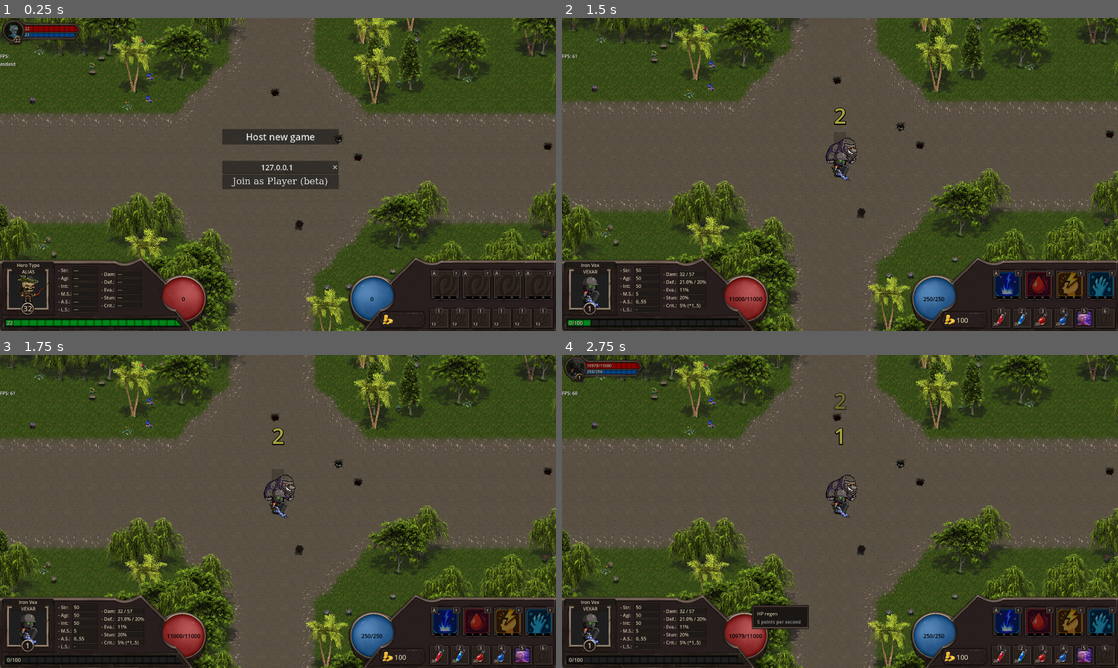
Above: before the commit, frames 1-4 (two rows, left to right).
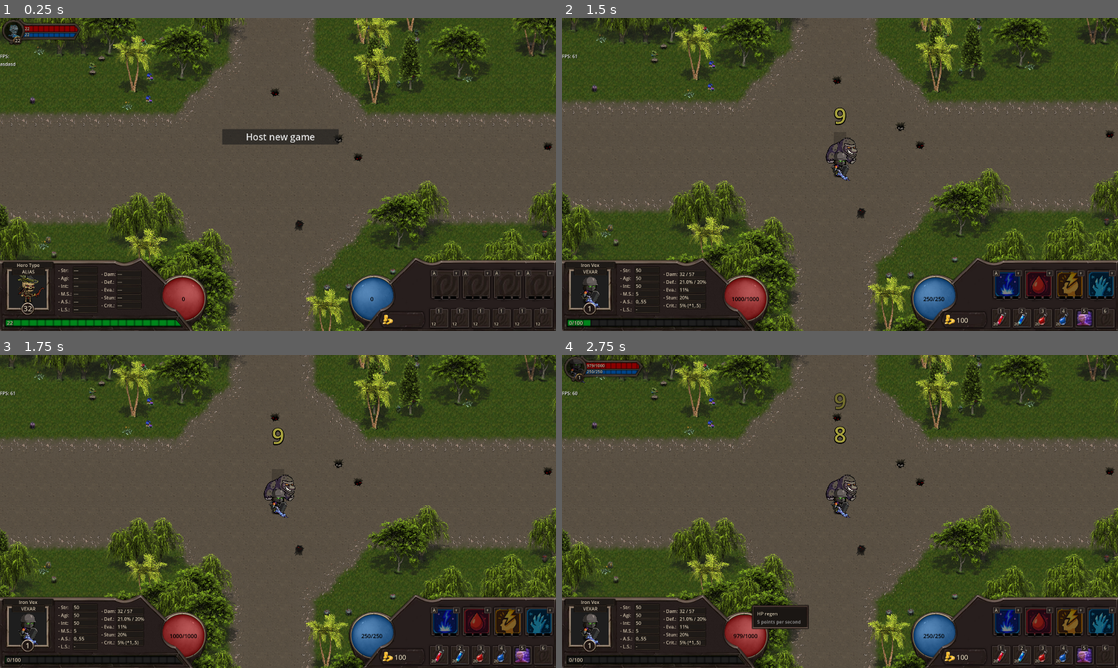
Above: after the commit, the same moments.

Repository: LucasJappert/moomoo-lan-party
Game: Godot game, scene res://scenes/my_main_scene.tscn
Two runs of this game, one before a commit and one after it. Both use one fixed random seed, a clock stepped at 60 frames per second and the inputs below.
Inputs (mouse positions are in pixels of both pictures, inside the frame that each line leads up to):
- Up to frame 1 (0.25 s): no input
- Up to frame 2 (1.5 s): tap Enter at 0.5 s; drag from (745, 299) to (934, 299) at 0.52 s; click "Host new game" at 1.25 s
- Up to frame 3 (1.75 s): no input
- Up to frame 4 (2.75 s): drag from (840, 505) to (745, 636) at 2.02 s

The runs differ from the first frame. In frame 1, 1.8% of the frame differs, in the area x 40-61%, y 45-55%; in frame 2, 0.1%; in frame 3, 0.1%; in frame 4, 0.2%.

Commit message:
general adjustements

Diff:
--- a/scenes/GUI/gui_scene.tscn
+++ b/scenes/GUI/gui_scene.tscn
@@ -216,6 +216,7 @@
 
 [node name="TextIP" type="LineEdit" parent="MultiplayerHUD/Panel"]
 unique_name_in_owner = true
+visible = false
 layout_mode = 0
 offset_top = 111.0
 offset_right = 402.0
@@ -228,6 +229,7 @@
 
 [node name="JoinAsPlayerButton" type="Button" parent="MultiplayerHUD/Panel"]
 unique_name_in_owner = true
+visible = false
 layout_mode = 2
 offset_top = 157.0
 offset_right = 403.0
--- a/scripts/controllers/enemies_waves_controller.gd
+++ b/scripts/controllers/enemies_waves_controller.gd
@@ -9,7 +9,7 @@
 static var current_wave: int = 0
 static var _current_wave_info: WaveInfo
 
-static var COUNTDOWN_START := 3 # 10 seconds
+static var COUNTDOWN_START := 10 # 10 seconds
 static var countdown_time_in_secs: float = COUNTDOWN_START
 static var countdown_time_to_show: int
 static var countdown_active := false
@@ -24,6 +24,7 @@
 
 static var WAVES_INFO = [
 	WaveInfo.new([EnemyTypes.FROST_REVENANT], [EnemyTypes.FLAME_CULTIST]),
+
 ]
 
 static func start_wave_process() -> void:
--- a/scripts/entity/combat_data/combat_effect.gd
+++ b/scripts/entity/combat_data/combat_effect.gd
@@ -73,13 +73,14 @@
 	var _attacker_stats = _attacker.combat_data.cache_total_stats
 
 	# Stun verification, we need it after the evasion check
-	if GlobalsEntityHelpers.roll_chance(_attacker_stats.stun_chance):
-		var _stats = CombatStats.new()
-		_stats.stun_duration = _attacker_stats.stun_duration
-		_stats.is_owner_friendly = false
-		var effect = CombatEffect.get_temporal_effect("Stun", _stats.stun_duration, 1, _stats)
-		effect.set_region_rect(CombatEffect.STUN_RECT_REGION)
-		_receiver.combat_data.add_effect(effect)
+	if _di.damage_type == DamageType.PHYSICAL:
+		if GlobalsEntityHelpers.roll_chance(_attacker_stats.stun_chance):
+			var _stats = CombatStats.new()
+			_stats.stun_duration = _attacker_stats.stun_duration
+			_stats.is_owner_friendly = false
+			var effect = CombatEffect.get_temporal_effect("Stun", _stats.stun_duration, 1, _stats)
+			effect.set_region_rect(CombatEffect.STUN_RECT_REGION)
+			_receiver.combat_data.add_effect(effect)
 
 	# Lifesteal verification
 	if _attacker.combat_data.current_hp < _attacker.combat_data.get_total_hp() && _di.total_damage > 0:
--- a/scripts/entity/combat_data/combat_stats.gd
+++ b/scripts/entity/combat_data/combat_stats.gd
@@ -44,7 +44,7 @@
 	attr.move_speed = 2 # Default move speed for enemies
 	attr.attack_range = CombatStats.MIN_ATTACK_RANGE
 	attr.magic_attack_power = 0
-	attr.physical_attack_power = 10
+	attr.physical_attack_power = 1
 	attr.crit_multiplier = 1.5
 	attr.attack_speed = 0.5
 	return attr
--- a/scripts/entity/player/player.gd
+++ b/scripts/entity/player/player.gd
@@ -80,6 +80,9 @@
 
 	rpc_handler.add_animation(AnimationsHelper.ANIMATION_NAMES.LEVEL_UP)
 
+	combat_data.update_current_hp(combat_data.get_total_hp())
+	combat_data.update_current_mana(combat_data.get_total_mana())
+
 func increment_current_gold(value_to_increment: int) -> void:
 	current_gold += value_to_increment
 	if is_my_player(): SoundsHelper.play_gold_sound()
--- a/scripts/factories/enemy_factory.gd
+++ b/scripts/factories/enemy_factory.gd
@@ -20,19 +20,7 @@
 	_enemy.combat_data.stats.evasion = 0.15
 	_enemy.combat_data.stats.crit_chance = 0.2
 
-	# _enemy.combat_data._skills.append_array([Skill.get_new_learned_skill(Skill.Names.MIRROR_DEMISE)])
-
-	return true
-
-static func set_warden_of_decay(_enemy: Enemy):
-	_set_base_stats(_enemy)
-	if _enemy.enemy_type != EnemyTypes.WARDEN_OF_DECAY: return false
-
-	_enemy.combat_data.stats.hp = 120
-	_enemy.combat_data.stats.crit_chance = 0.1
-	_enemy.combat_data.stats.crit_multiplier = 1.5
-
-	# _enemy.combat_data._skills.append_array([Skill.get_new_learned_skill(Skill.Names.MIRROR_DEMISE)])
+	_enemy.combat_data._skills.append_array([Skill.get_new_learned_skill(Skill.Names.FROZEN_TOUCH)])
 
 	return true
 
@@ -56,4 +44,16 @@
 		Skill.get_new_learned_skill(Skill.Names.STORM_STRIKE)
 	])
 
+static func set_warden_of_decay(_enemy: Enemy):
+	_set_base_stats(_enemy)
+	if _enemy.enemy_type != EnemyTypes.WARDEN_OF_DECAY: return false
+
+	_enemy.combat_data.stats.hp = 120
+	_enemy.combat_data.stats.crit_chance = 0.1
+	_enemy.combat_data.stats.crit_multiplier = 1.5
+
+	# _enemy.combat_data._skills.append_array([Skill.get_new_learned_skill(Skill.Names.MIRROR_DEMISE)])
+
+	return true
+
 # endregion
--- a/scripts/models/skill.gd
+++ b/scripts/models/skill.gd
@@ -221,10 +221,10 @@
 	_skill = _SKILLS[aux_skill_name]
 	_skill.region_rect = Rect2(_ATLAS_START_POS.x + FRAME_SIZE * 0, _ATLAS_START_POS.y + FRAME_SIZE * 1, FRAME_SIZE, FRAME_SIZE)
 
-	int_array = [20, 40, 60]
+	int_array = [80, 130, 200]
 	for i in int_array.size():
 		_skill.item_skill_base[i].mana_cost = int_array[i]
-	int_array = [5, 4, 3]
+	int_array = [8, 5, 2]
 	for i in int_array.size():
 		_skill.item_skill_base[i].cooldown = int_array[i]
 	int_array = [5, 6, 7]
--- a/scripts/sounds/sounds_helper.gd
+++ b/scripts/sounds/sounds_helper.gd
@@ -67,17 +67,17 @@
 			return player
 	return _players[0]
 
-static func play_projectile_hit(type: String, volume: float = -15.0):
+static func play_projectile_hit(type: String, volume: float = -10.0):
 	_play_sfx("res://sounds/hits/" + type + ".wav", volume, 1)
 
-static func play_critical_arrow_shot(volume: float = -10.0):
+static func play_critical_arrow_shot(volume: float = -15.0):
 	_play_sfx("res://sounds/hits/critic_arrow.wav", volume, 1) # ← Max 3 at the same time
 
-static func play_melee_hit(volume: float = -15.0):
+static func play_melee_hit(volume: float = -20.0):
 	var random_melee_hit := randi() % 3 + 1
 	_play_sfx("res://sounds/hits/melee%d.wav" % random_melee_hit, volume, 1)
 
-static func play_critical_melee_hit(volume: float = -5.0):
+static func play_critical_melee_hit(volume: float = -15.0):
 	_play_sfx("res://sounds/hits/critic_melee.wav", volume, 1)
 
 static func play_lightning_spell(volume: float = -15.0):
--- a/scripts/types/hero_types.gd
+++ b/scripts/types/hero_types.gd
@@ -89,7 +89,7 @@
 	# endregion Add some potions
 
 	if player.hero_type == IRON_VEX:
-		stats.hp = 10000
+		# stats.hp = 100
 		stats.evasion = 0.1
 		stats.agility = 50
 		stats.strength = 50
Not shown, changed: TODO.md
